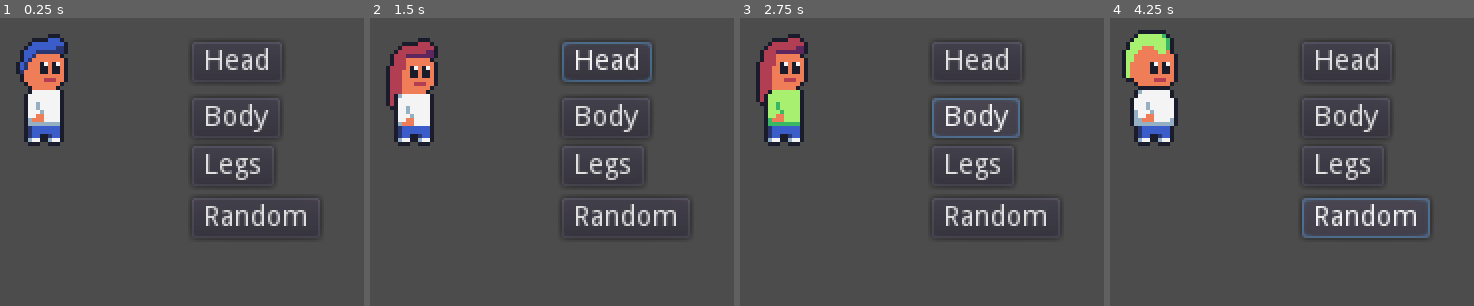
Above: before the commit, frames 1-4 (left to right).
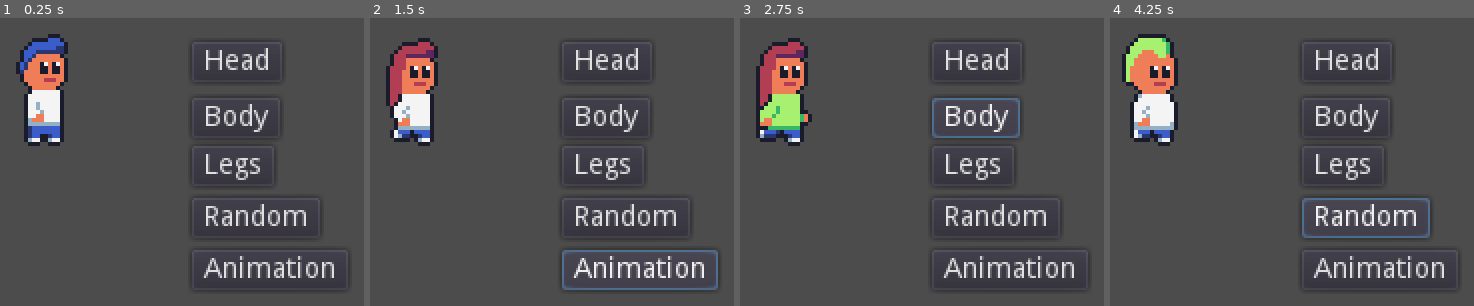
Above: after the commit, the same moments.

Repository: LuizzDutra/MeuTreinoGodot
Game: Godot game, scene res://World.tscn
The game is run twice, just before and just after one commit, with the same random seed, the same clock (stepped at 60 frames per second) and the same inputs.
Inputs (mouse positions are in pixels of both pictures, inside the frame that each line leads up to):
- Up to frame 1 (0.25 s): no input
- Up to frame 2 (1.5 s): click "Head" at 0.5 s; click (639, 268) at 1.25 s, where only the run after the commit has a clickable "Animation"
- Up to frame 3 (2.75 s): click "Body" at 2 s
- Up to frame 4 (4.25 s): click "Legs" at 2.75 s; click "Random" at 3.5 s

The runs differ from the first frame. In frame 1, 1.1% of the frame differs, in the area x 56-92%, y 82-91%; in frame 2, 3.0%; in frame 3, 3.3%, in the area x 4-92%, y 5-91%; in frame 4, 3.1%.

Commit message:
updatezinho

Diff:
--- a/Player.gd
+++ b/Player.gd
@@ -5,7 +5,7 @@
 onready var bodyParts = $BodyParts
 
 func _ready():
-	bodyParts.get_node("Head").self_modulate = Color(1, 1, 1)
+	changeHeadModulate(Color(1,1,1))
 
 
 const head_qnt = 11
@@ -16,10 +16,14 @@
 var body_select = 0 setget changeBody
 var leg_select = 0 setget changeLeg
 
+var head_modulate = Color(1, 1, 1) setget changeHeadModulate
+
+var animation_arr = ["IdleRight", "WalkRight"]
+var cur_anim = 0
 
 
 func _process(delta):
-	animationPlayer.play("IdleRight")
+	animationPlayer.play(animation_arr[cur_anim])
 
 func changeHead(n):
 	head_select = n
@@ -38,6 +42,9 @@
 	changeBody(int(rand_range(0, body_qnt)))
 	changeLeg(int(rand_range(0, leg_qnt)))
 
+func changeHeadModulate(n: Color):
+	head_modulate = n
+	bodyParts.get_node("Head").modulate = n
 
 func _on_Head_pressed():
 	changeHead(head_select+1)
@@ -51,3 +58,7 @@
 
 func _on_Random_pressed():
 	randomizedSelection()
+
+func _on_Animation_pressed():
+	cur_anim += 1
+	cur_anim = cur_anim % len(animation_arr)
--- a/Player.tscn
+++ b/Player.tscn
@@ -164,30 +164,34 @@
 
 [node name="Head" type="Sprite" parent="BodyParts"]
 position = Vector2( 0, -11 )
+z_index = 2
 texture = ExtResource( 1 )
 hframes = 31
 vframes = 12
-frame = 34
+frame = 31
 
 [node name="Body" type="Sprite" parent="BodyParts"]
 position = Vector2( 0, -11 )
+z_index = 1
 texture = ExtResource( 1 )
 hframes = 31
 vframes = 12
-frame = 39
+frame = 37
 
 [node name="Legs" type="Sprite" parent="BodyParts"]
 position = Vector2( 0, -11 )
 texture = ExtResource( 1 )
 hframes = 31
 vframes = 12
-frame = 46
+frame = 43
 
 [node name="CollisionShape2D" type="CollisionShape2D" parent="."]
 rotation = 1.5708
+z_index = 3
 shape = SubResource( 1 )
 
 [node name="AnimationPlayer" type="AnimationPlayer" parent="."]
+reset_on_save = false
 anims/IdleLeft = SubResource( 2 )
 anims/IdleRight = SubResource( 3 )
 anims/RESET = SubResource( 4 )
--- a/World.tscn
+++ b/World.tscn
@@ -39,7 +39,16 @@
 rect_scale = Vector2( 0.5, 0.5 )
 text = "Random"
 
+[node name="Animation" type="Button" parent="Player"]
+margin_left = 37.0
+margin_top = 31.0
+margin_right = 101.0
+margin_bottom = 51.0
+rect_scale = Vector2( 0.5, 0.5 )
+text = "Animation"
+
 [connection signal="pressed" from="Player/Head" to="Player" method="_on_Head_pressed"]
 [connection signal="pressed" from="Player/Body" to="Player" method="_on_Body_pressed"]
 [connection signal="pressed" from="Player/Legs" to="Player" method="_on_Legs_pressed"]
 [connection signal="pressed" from="Player/Random" to="Player" method="_on_Random_pressed"]
+[connection signal="pressed" from="Player/Animation" to="Player" method="_on_Animation_pressed"]
